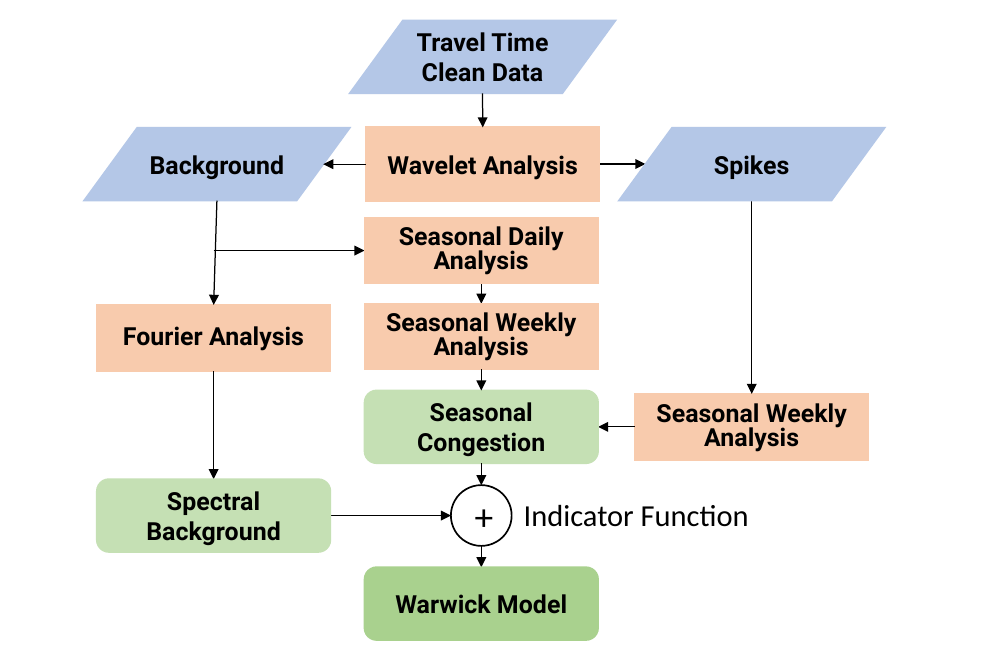
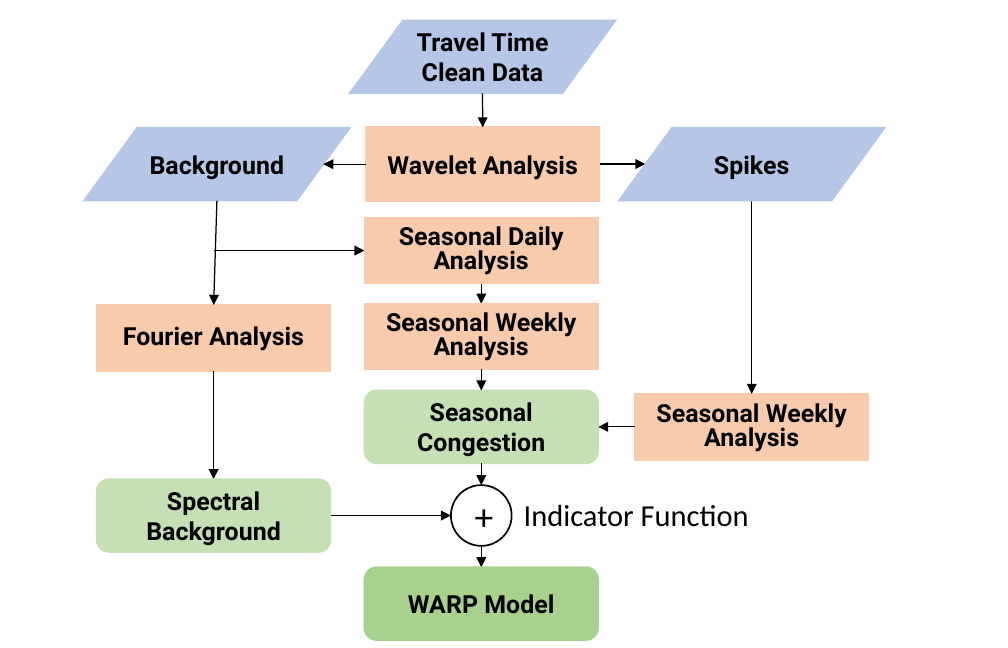
Before and after one commit to ACabrejas/IEEE_ITSC2020_WARP, a slide deck: slide 1 of paper/images/flowchart2.pptx. Drawn at 1008x648 pixels with LibreOffice and Linux fonts; fonts in the diff are those of the drawing. Boxes give left, top, right and bottom in pixels: in the first picture for what was removed or moved away, otherwise in the second. Text is boxed around its words. In the diff, an @@ line names an element or a change of style, - is before the commit and + after.

```diff
--- a/paper/images/flowchart2.pptx
+++ b/paper/images/flowchart2.pptx
@@ text in rounded rectangle at (x1=408, y1=594, x2=554, y2=614): text changed @@
-Warwick Model
+WARP Model
```
Also in this commit, not shown: 8 other files.
